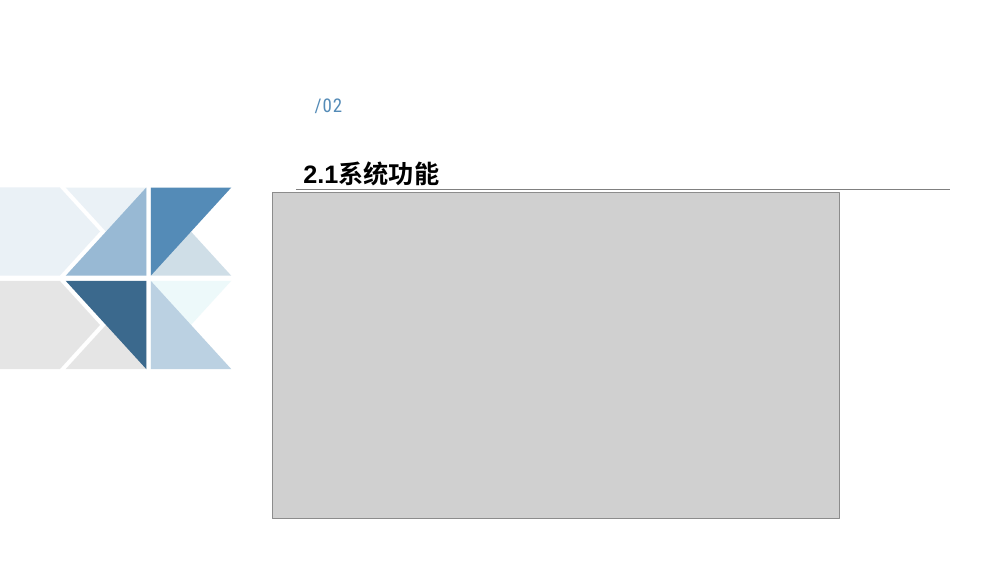
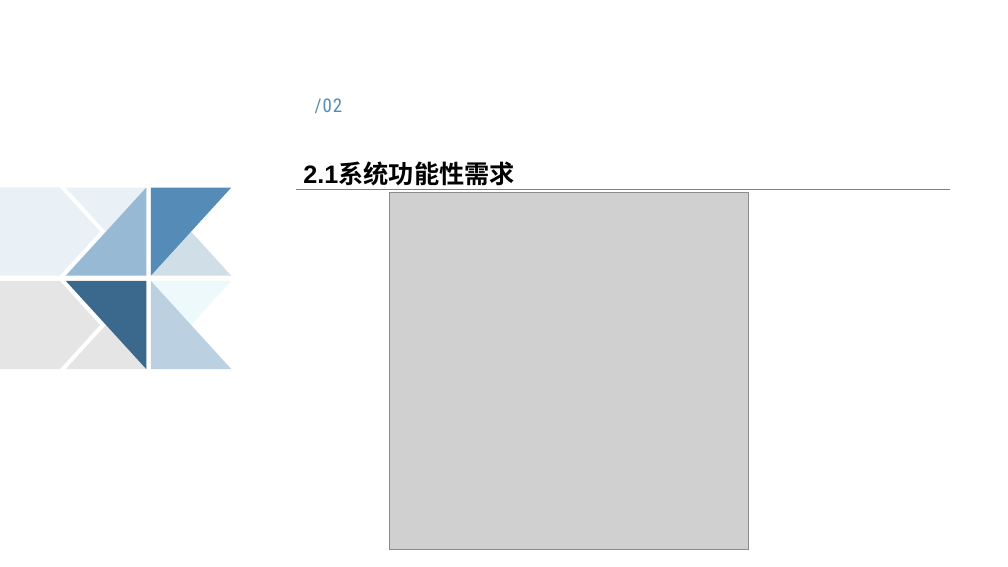
Before and after one commit to poetryexec/poetry, a slide deck: slide 4 of RelationDocuments/8组_唐诗生成系统的设计与实现.pptx. Drawn at 1008x567 pixels with LibreOffice and Linux fonts; fonts in the diff are those of the drawing; grey boxes stand for pictures. Boxes give left, top, right and bottom in pixels: in the first picture for what was removed or moved away, otherwise in the second. Text is boxed around its words. In the diff, an @@ line names an element or a change of style, - is before the commit and + after.

```diff
--- a/RelationDocuments/8组_唐诗生成系统的设计与实现.pptx
+++ b/RelationDocuments/8组_唐诗生成系统的设计与实现.pptx
@@ title at (x1=303, y1=163, x2=514, y2=185): text changed @@
-2.1系统功能
+2.1系统功能性需求
@@ picture resized from (x1=272, y1=193, x2=839, y2=519) to (x1=389, y1=193, x2=749, y2=550) @@
```
Also in this commit, not shown: 1 other slide changed.
